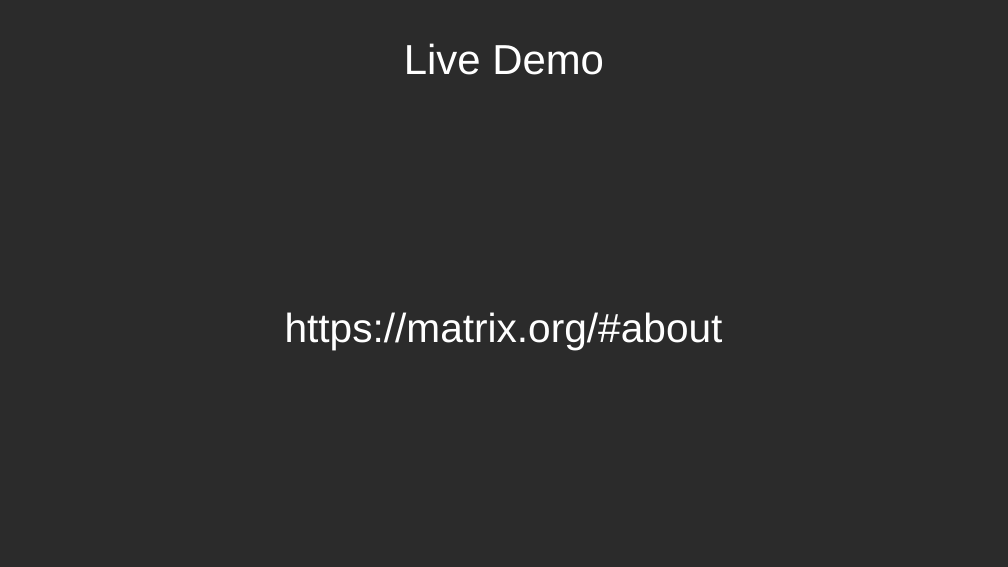
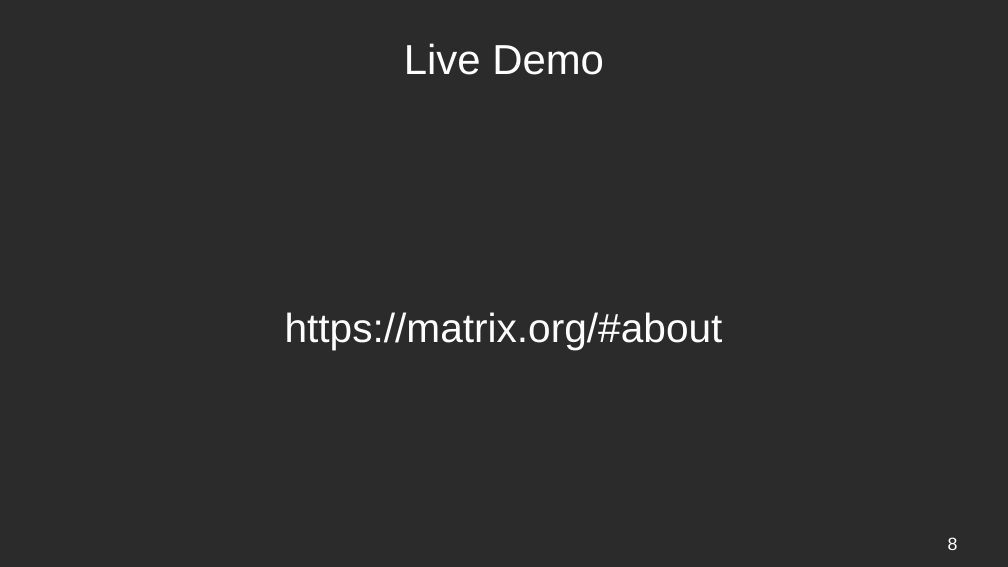
Before and after one commit to Alxe/UGR_FR, a slide deck: slide 8 of Matrix/matrix.odp (slide 7 before the commit). Drawn at 1008x567 pixels with LibreOffice and Linux fonts; fonts in the diff are those of the drawing; background and template pictures are left out; a plain dark background stands for a picture behind light text. Boxes give left, top, right and bottom in pixels: in the first picture for what was removed or moved away, otherwise in the second. Text is boxed around its words. In the diff, an @@ line names an element or a change of style, - is before the commit and + after.

```diff
--- a/Matrix/matrix.odp
+++ b/Matrix/matrix.odp
@@ page number added at <box>948,537,958,550</box>, 14 pt, text #FFFFFF @@
+8
```
Also in this commit, not shown: 7 other slides changed, 1 slide added, 1 other file.
